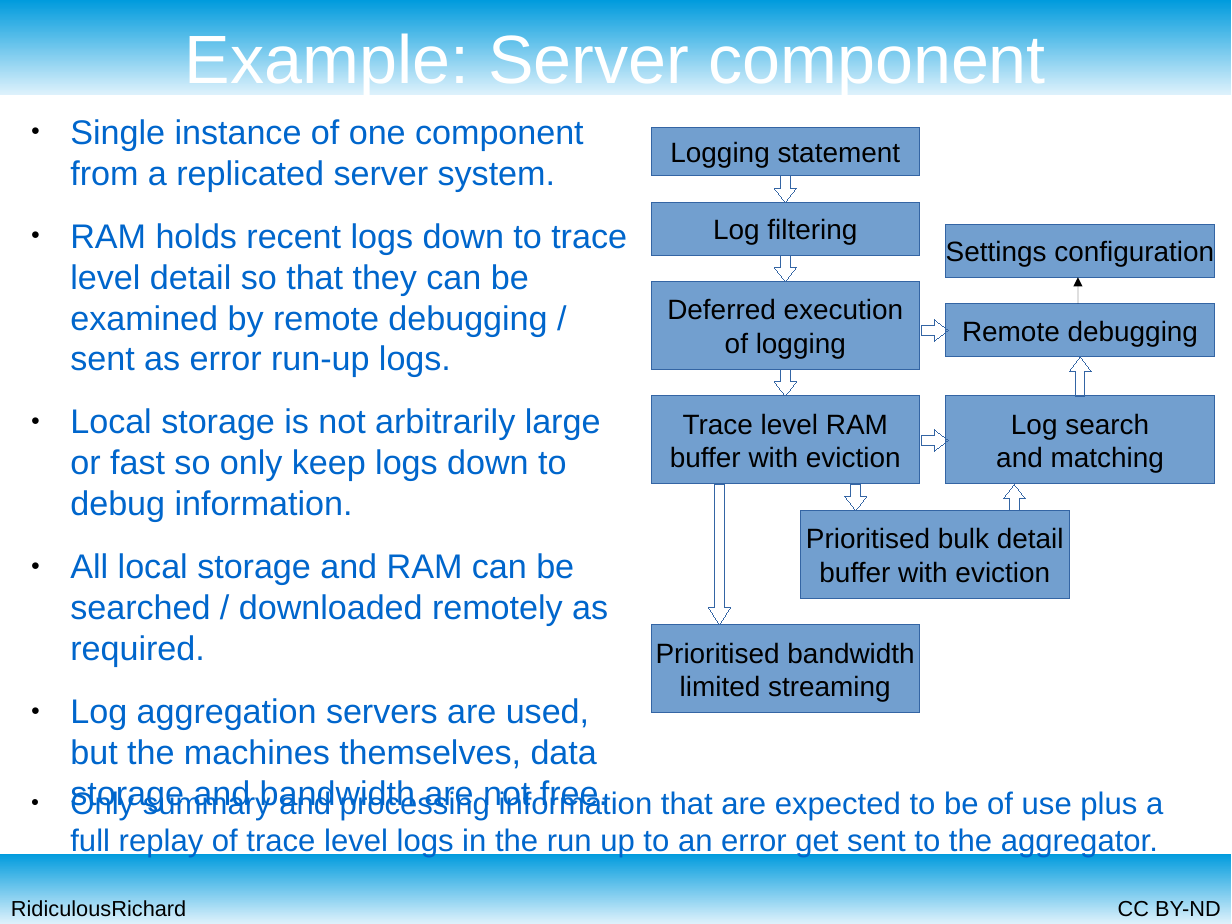
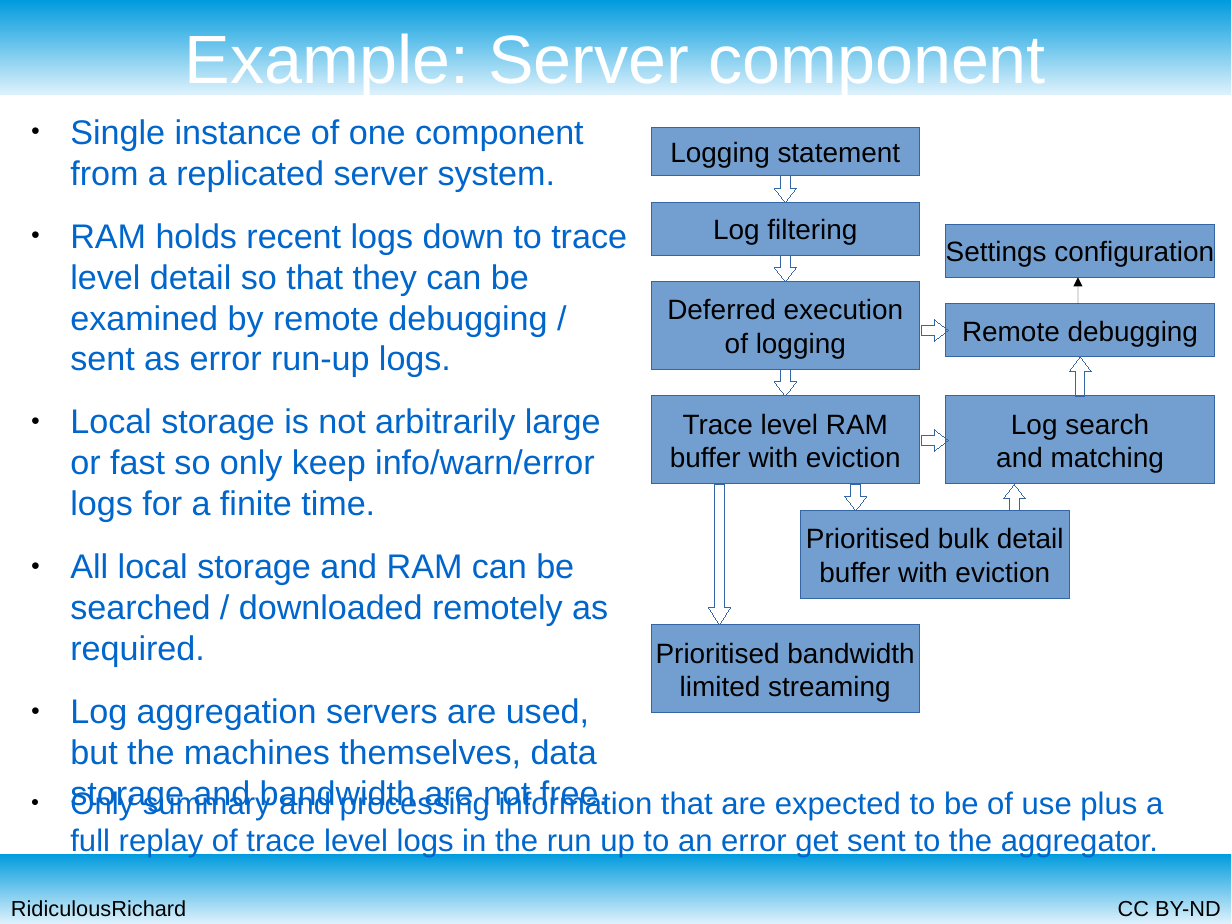
Before and after one commit to RidiculousRichard/presentations, a slide deck: slide 6 of Bandwidth limited logging.odp. Drawn at 1232x924 pixels with LibreOffice and Linux fonts; fonts in the diff are those of the drawing. Boxes give left, top, right and bottom in pixels: in the first picture for what was removed or moved away, otherwise in the second. Text is boxed around its words. In the diff, an @@ line names an element or a change of style, - is before the commit and + after.

```diff
--- a/Bandwidth limited logging.odp
+++ b/Bandwidth limited logging.odp
@@ text at (70,408,601,522): text changed @@
-● Local storage is not arbitrarily large or fast so only keep logs down to debug information.
+● Local storage is not arbitrarily large or fast so only keep info/warn/error logs for a finite time.
```
Also in this commit, not shown: 8 other slides changed.
